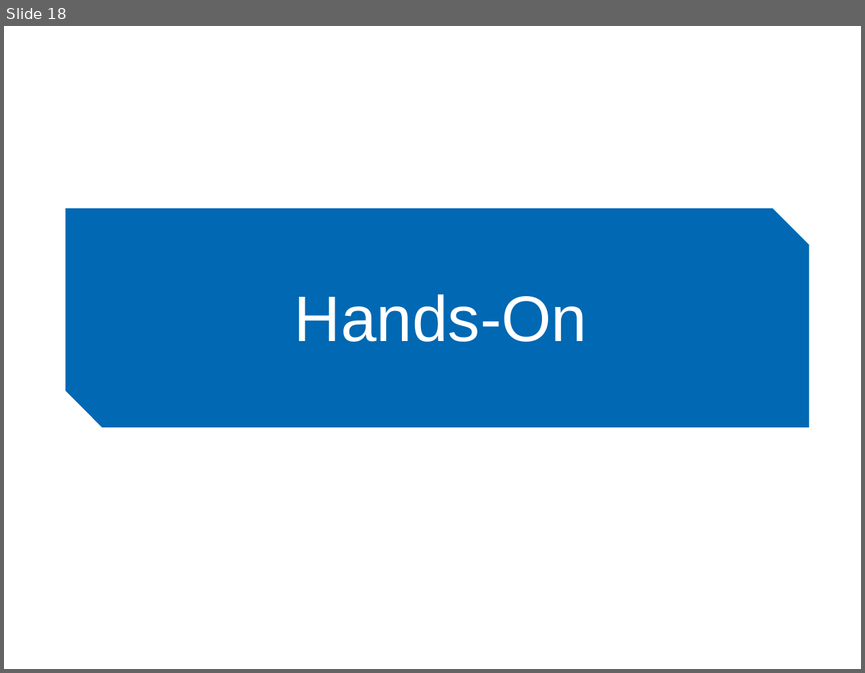
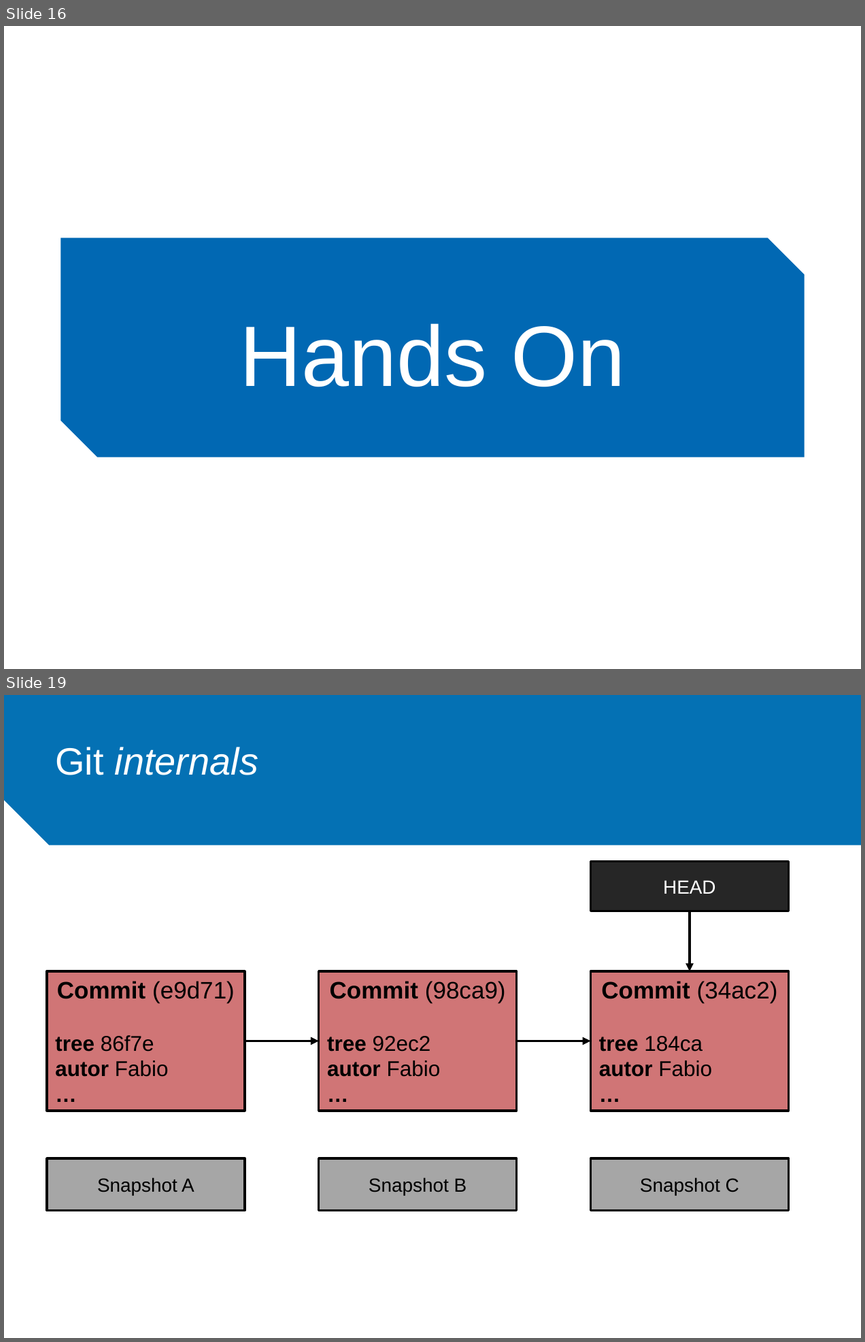
Before and after one commit to ieeeupsb/workshop-git, a slide deck: ppt/Workshop Git.pptx. Shown one above the other, each under a label of ours: slide 18 before the commit, slides 16 and 19 after it; the slides between them are not shown. The pictures are 865x673 and 865x1342 pixels, drawn with LibreOffice and Linux fonts; fonts in the diff are those of the drawing; background and template pictures are left out. Boxes give left, top, right and bottom in pixels: in the first picture for what was removed or moved away, otherwise in the second. Text is boxed around its words. In the diff, an @@ line names an element or a change of style, - is before the commit and + after.

```diff
--- a/ppt/Workshop Git.pptx
+++ b/ppt/Workshop Git.pptx
@@ slide 19 added at (4,695,861,1338), background #FFFFFF @@
@@ snip rect added at (4,695,861,845), fill #0471B4 @@
@@ text added at (55,747,259,775), 32 pt, text #FFFFFF, italic @@
+Git internals
@@ rectangle added at (591,861,789,911), fill #262626, outline #000000 2 pt, 16 pt, text #FFFFFF @@
+HEAD
@@ arrow added from (689, 911) to (689, 971), #000000 2.25 pt @@
@@ rectangle added at (47,971,245,1110), fill #D07576, outline #000000 2 pt, 18 pt, text #000000 @@
+Commit (e9d71)
+tree 86f7e
+autor Fabio
+…
@@ rectangle added at (318,971,516,1110), fill #D07576, outline #000000 2 pt, 18 pt, text #000000 @@
+Commit (98ca9)
+tree 92ec2
+autor Fabio
+…
@@ rectangle added at (591,971,789,1110), fill #D07576, outline #000000 2 pt, 18 pt, text #000000 @@
+Commit (34ac2)
+tree 184ca
+autor Fabio
+…
@@ arrow added from (245, 1041) to (318, 1041), #000000 2.25 pt @@
@@ arrow added from (516, 1041) to (591, 1041), #000000 2.25 pt @@
@@ rectangle added at (47,1157,245,1210), fill #A6A6A6, outline #000000 2 pt, 16 pt, text #000000 @@
+Snapshot A
@@ rectangle added at (318,1157,516,1210), fill #A6A6A6, outline #000000 2 pt, 16 pt, text #000000 @@
+Snapshot B
@@ rectangle added at (591,1157,789,1210), fill #A6A6A6, outline #000000 2 pt, 16 pt, text #000000 @@
+Snapshot C
@@ what was slide 18 is now slide 16 @@
@@ slide 16 changed as well @@
@@ text removed at (47,214,818,403) @@
-<TÍTULO>
@@ snip diag rect: place and size @@
-snip diag rect at (66,208,809,428)
+snip diag rect at (60,237,804,457)
@@ text "Hands On": place and size @@
-text "Hands On" at (219,257,663,376)
+text "Hands On" at (239,323,625,387)
@@ text "Hands On" at (239,323,625,387): vertical alignment middle to top; fill #0168B3 to none; outline #0168B3 2 pt to none @@
@@ text at (239,323,625,387): text changed; size 54 to 72 pt @@
-Hands-On
+Hands On
```
Also in this commit, not shown: 19 other slides changed, 32 other slides added, 18 slides removed, 9 other files.
